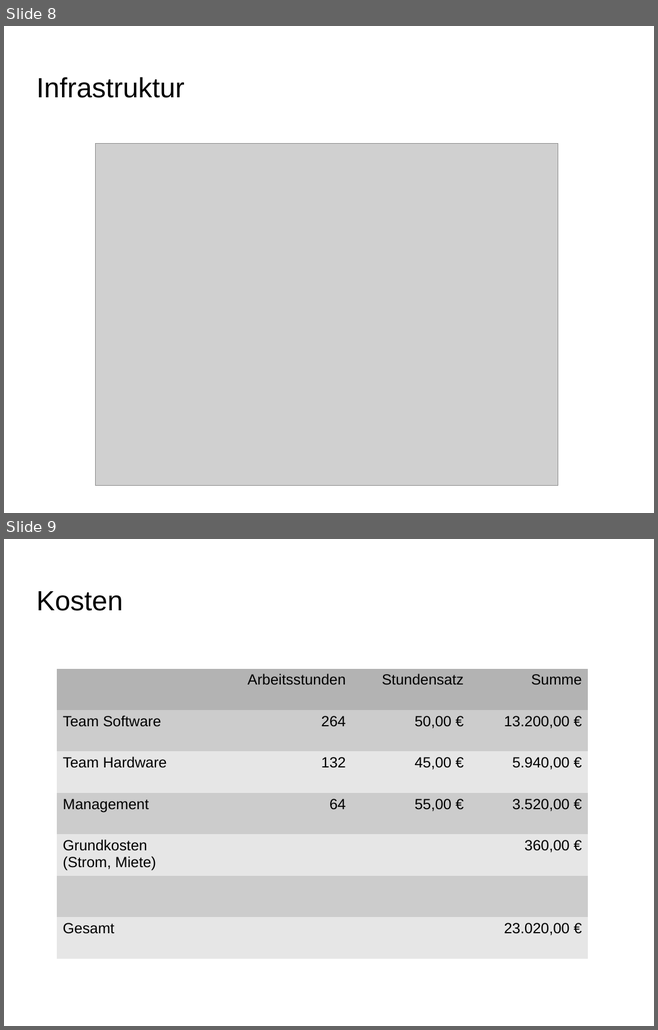
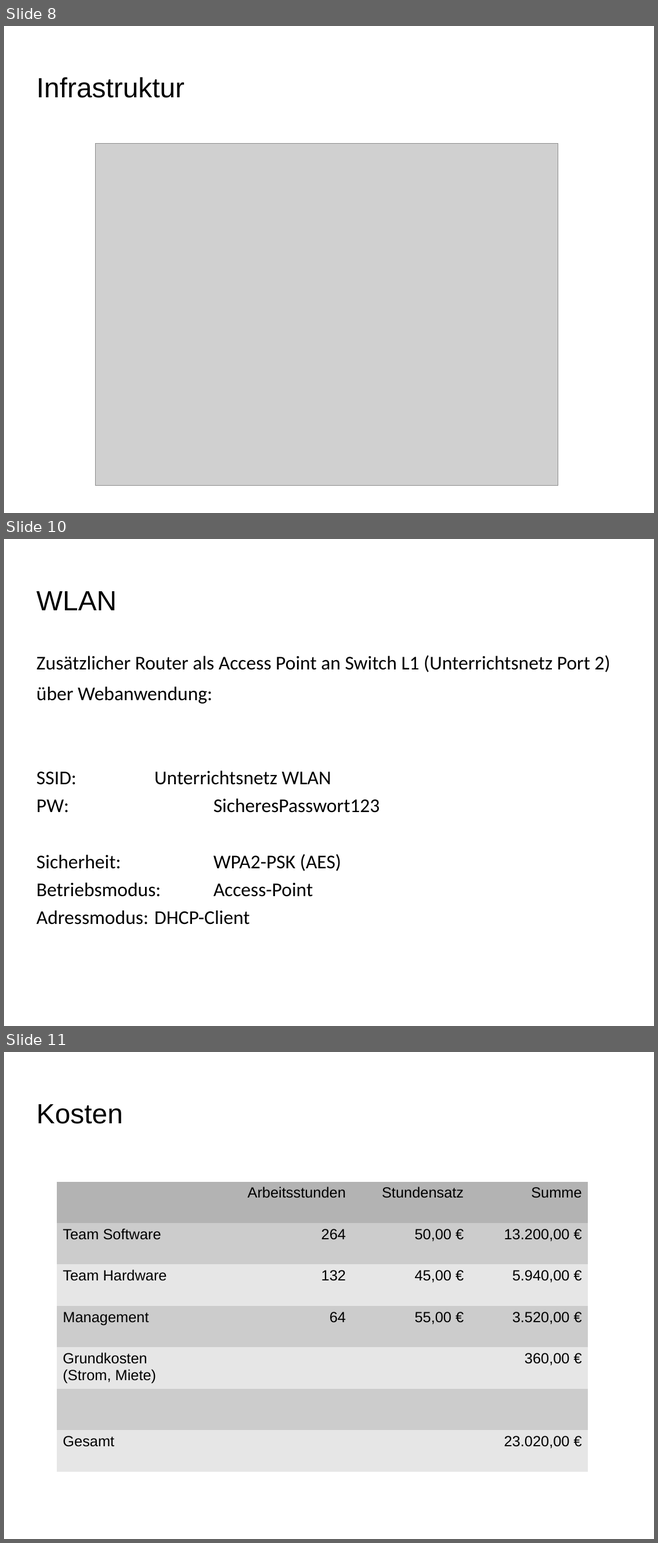
Before and after one commit to Projekt-IFA11D/components, a slide deck: organisation/presentation/finale_praesentation.odp. Shown one above the other, each under a label of ours: slides 8 and 9 before the commit, slides 8, 10 and 11 after it; the slides between them are not shown. The pictures are 658x1030 and 658x1543 pixels, drawn with LibreOffice and Linux fonts; fonts in the diff are those of the drawing; grey boxes stand for pictures; background and template pictures are left out. Boxes give left, top, right and bottom in pixels: in the first picture for what was removed or moved away, otherwise in the second. Text is boxed around its words. In the diff, an @@ line names an element or a change of style, - is before the commit and + after.

```diff
--- a/organisation/presentation/finale_praesentation.odp
+++ b/organisation/presentation/finale_praesentation.odp
@@ slide 10 added at (4,539,654,1026), background picture (left out) @@
@@ title added at (36,591,117,610), 33.9 pt, text #000000 @@
+WLAN
@@ text added at (36,655,610,925), 23.8 pt, text #000000 @@
+Zusätzlicher Router als Access Point an Switch L1 (Unterrichtsnetz Port 2)
+über Webanwendung:
+SSID: Unterrichtsnetz WLAN
+PW: SicheresPasswort123
+Sicherheit: WPA2-PSK (AES)
+Betriebsmodus: Access-Point
+Adressmodus: DHCP-Client
@@ what was slide 9 is now slide 11 @@
```
Also in this commit, not shown: 1 other slide added.
